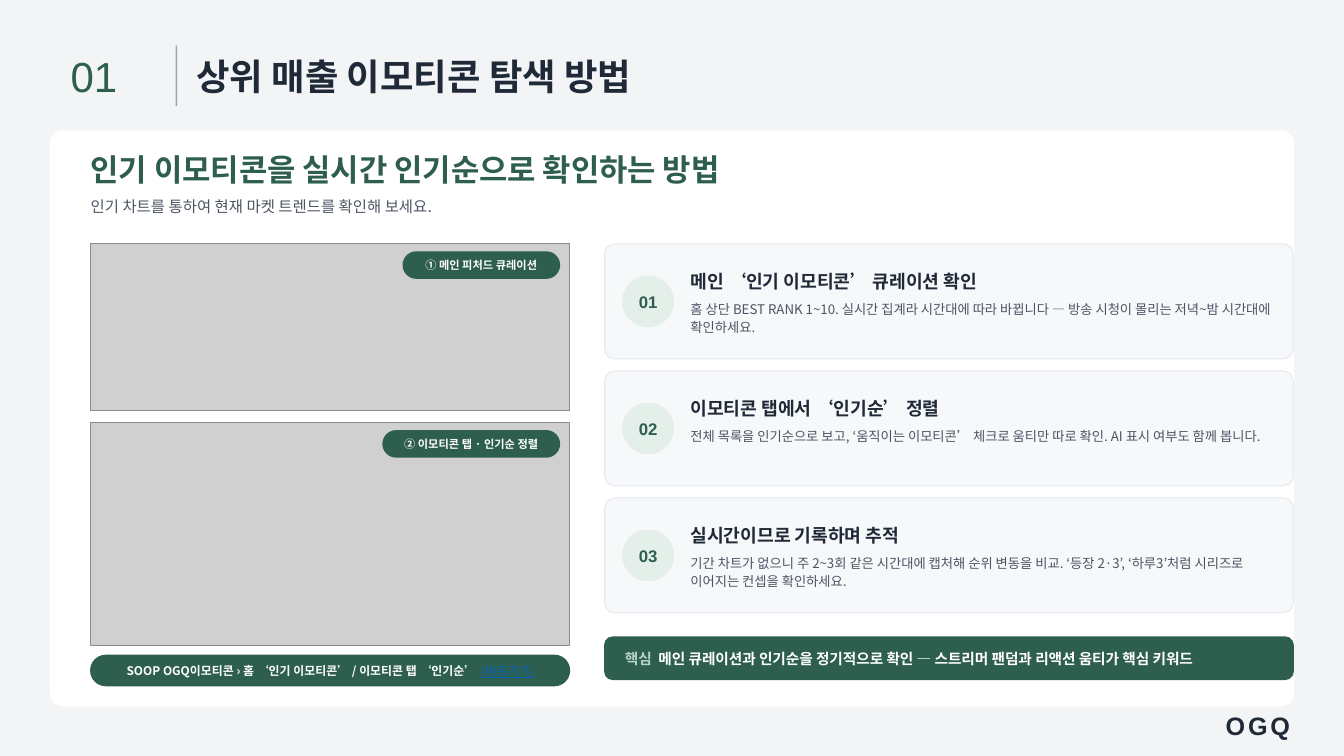
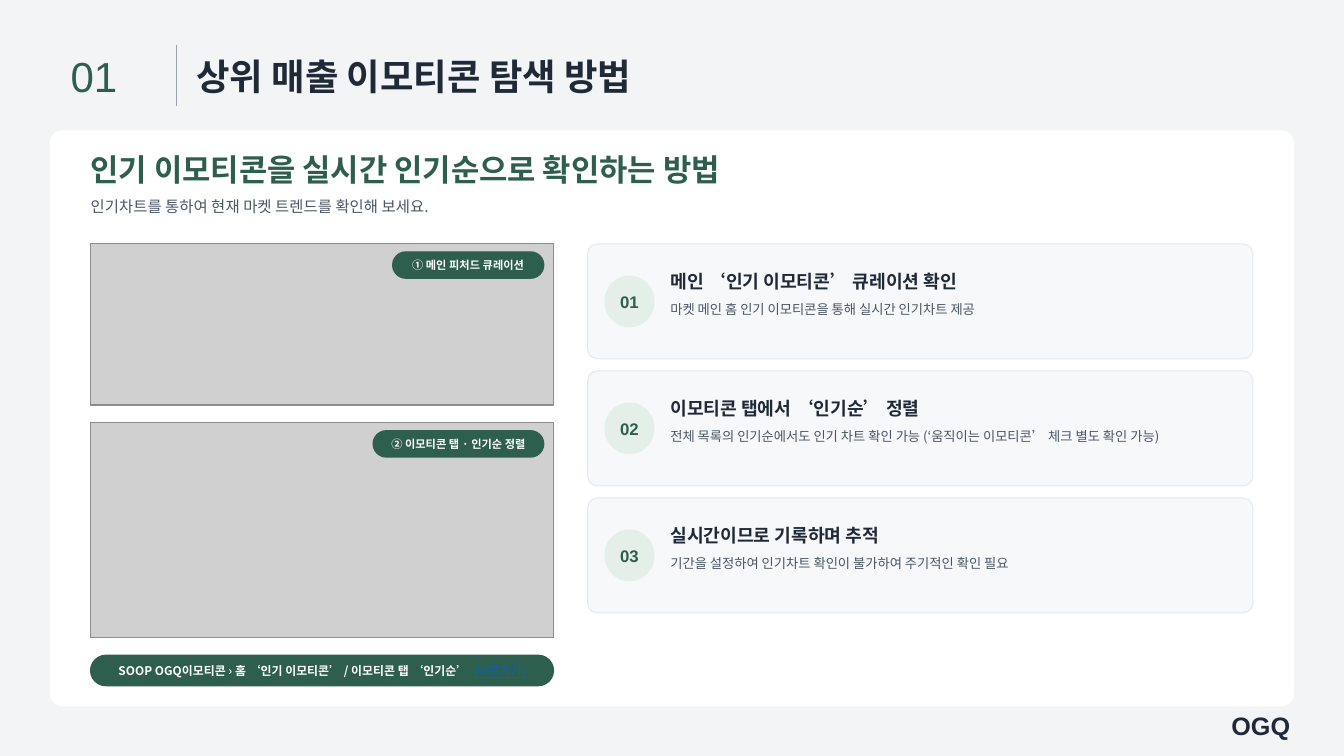
Before and after one commit to loveet3-hue/ogq-banner-generator, a slide deck: slide 19 of playbook/template_v2.pptx. Drawn at 1344x756 pixels with LibreOffice and Linux fonts; fonts in the diff are those of the drawing; grey boxes stand for pictures. Boxes give left, top, right and bottom in pixels: in the first picture for what was removed or moved away, otherwise in the second. Text is boxed around its words. In the diff, an @@ line names an element or a change of style, - is before the commit and + after.

```diff
--- a/playbook/template_v2.pptx
+++ b/playbook/template_v2.pptx
@@ text at bbox=[91, 199, 429, 213]: spaces changed @@
-인기 차트를 통하여 현재 마켓 트렌드를 확인해 보세요.
+인기차트를 통하여 현재 마켓 트렌드를 확인해 보세요.
@@ picture: place and size @@
-picture at bbox=[91, 244, 570, 410]
+picture at bbox=[91, 244, 554, 405]
@@ text "① 메인 피처드 큐레이션": place and size @@
-text "① 메인 피처드 큐레이션" at bbox=[425, 259, 537, 270]
+text "① 메인 피처드 큐레이션" at bbox=[412, 259, 524, 270]
@@ rounded rectangle: place and size @@
-rounded rectangle at bbox=[403, 252, 560, 278]
+rounded rectangle at bbox=[393, 252, 544, 278]
@@ rounded rectangle: place and size @@
-rounded rectangle at bbox=[605, 244, 1294, 359]
+rounded rectangle at bbox=[588, 244, 1253, 359]
@@ text "메인 ‘인기 이모티콘’ 큐레이션 확인": place and size @@
-text "메인 ‘인기 이모티콘’ 큐레이션 확인" at bbox=[690, 272, 977, 290]
+text "메인 ‘인기 이모티콘’ 큐레이션 확인" at bbox=[670, 272, 957, 290]
@@ text at bbox=[670, 303, 975, 315]: text changed @@
-홈 상단 BEST RANK 1~10. 실시간 집계라 시간대에 따라 바뀝니다 — 방송 시청이 몰리는 저녁~밤 시간대에 확인하세요.
+마켓 메인 홈 인기 이모티콘을 통해 실시간 인기차트 제공
@@ rounded rectangle: place and size @@
-rounded rectangle at bbox=[605, 371, 1294, 486]
+rounded rectangle at bbox=[588, 371, 1253, 486]
@@ text "이모티콘 탭에서 ‘인기순’ 정렬": place and size @@
-text "이모티콘 탭에서 ‘인기순’ 정렬" at bbox=[690, 399, 939, 417]
+text "이모티콘 탭에서 ‘인기순’ 정렬" at bbox=[670, 399, 919, 417]
@@ picture: place and size @@
-picture at bbox=[91, 422, 570, 645]
+picture at bbox=[91, 422, 554, 637]
@@ text "② 이모티콘 탭 · 인기순 ...": place and size @@
-text "② 이모티콘 탭 · 인기순 ..." at bbox=[404, 436, 539, 451]
+text "② 이모티콘 탭 · 인기순 ..." at bbox=[391, 436, 526, 451]
@@ rounded rectangle: place and size @@
-rounded rectangle at bbox=[383, 431, 560, 457]
+rounded rectangle at bbox=[373, 431, 543, 457]
@@ text at bbox=[670, 430, 1159, 444]: text changed @@
-전체 목록을 인기순으로 보고, ‘움직이는 이모티콘’ 체크로 움티만 따로 확인. AI 표시 여부도 함께 봅니다.
+전체 목록의 인기순에서도 인기 차트 확인 가능 (‘움직이는 이모티콘’ 체크 별도 확인 가능)
@@ rounded rectangle: place and size @@
-rounded rectangle at bbox=[605, 498, 1294, 613]
+rounded rectangle at bbox=[588, 498, 1253, 613]
@@ 3 texts, 3 ellipses: place and size @@
-3 texts, 3 ellipses at bbox=[623, 276, 674, 581]
+3 texts, 3 ellipses at bbox=[605, 276, 653, 581]
@@ text "실시간이므로 기록하며 추적": place and size @@
-text "실시간이므로 기록하며 추적" at bbox=[690, 526, 899, 544]
+text "실시간이므로 기록하며 추적" at bbox=[670, 526, 879, 544]
@@ text at bbox=[670, 557, 1008, 569]: text changed @@
-기간 차트가 없으니 주 2~3회 같은 시간대에 캡처해 순위 변동을 비교. ‘등장 2·3’, ‘하루3’처럼 시리즈로 이어지는 컨셉을 확인하세요.
+기간을 설정하여 인기차트 확인이 불가하여 주기적인 확인 필요
@@ text "SOOP OGQ이모티콘 › 홈 ‘인기 ...": place and size @@
-text "SOOP OGQ이모티콘 › 홈 ‘인기 ..." at bbox=[127, 662, 534, 678]
+text "SOOP OGQ이모티콘 › 홈 ‘인기 ..." at bbox=[118, 662, 526, 678]
@@ rounded rectangle: place and size @@
-rounded rectangle at bbox=[91, 655, 570, 686]
+rounded rectangle at bbox=[91, 655, 554, 686]
@@ rounded rectangle removed at bbox=[605, 637, 1294, 680] @@
@@ text removed at bbox=[625, 651, 1193, 666] @@
-핵심 메인 큐레이션과 인기순을 정기적으로 확인 — 스트리머 팬덤과 리액션 움티가 핵심 키워드
@@ text "OGQ" at bbox=[1231, 717, 1290, 740]: letter spacing 2 to 0 pt @@
```
Also in this commit, not shown: 38 other slides changed, 6 other files.
